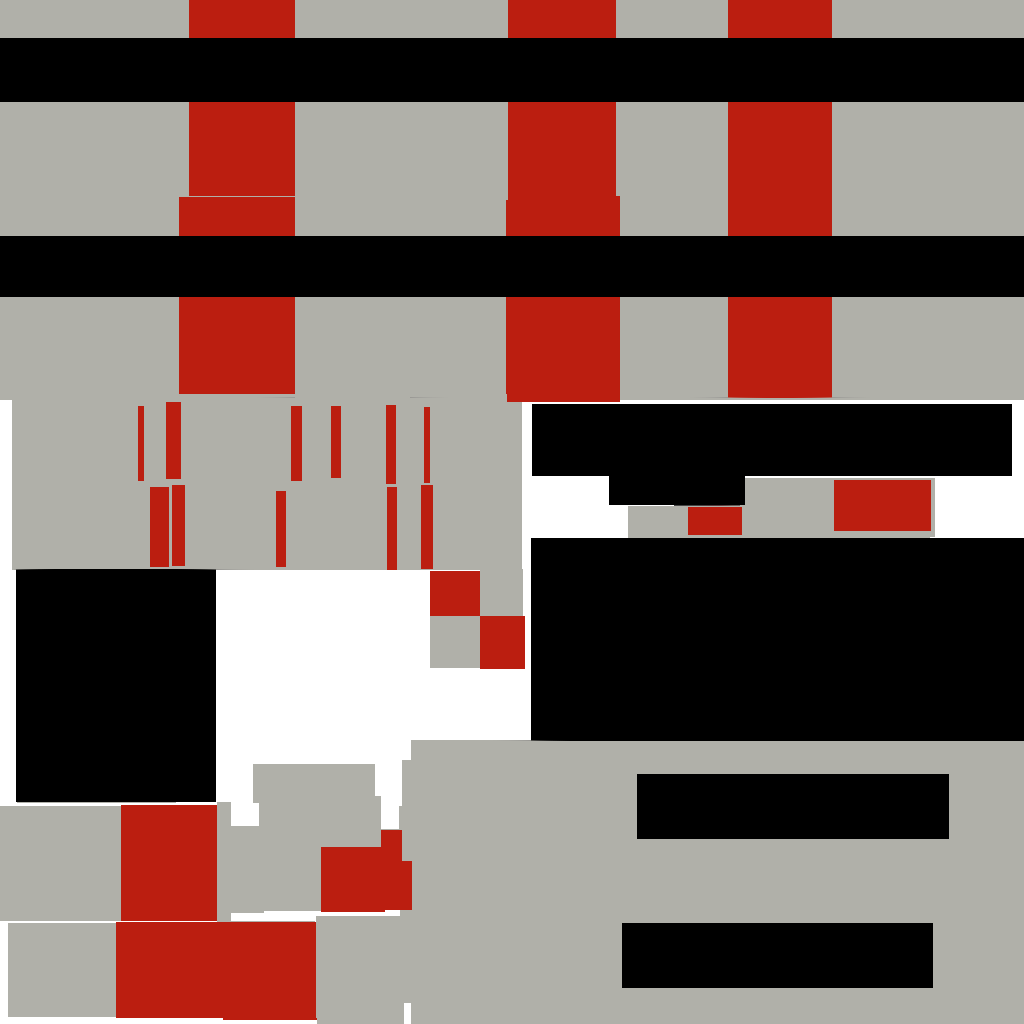
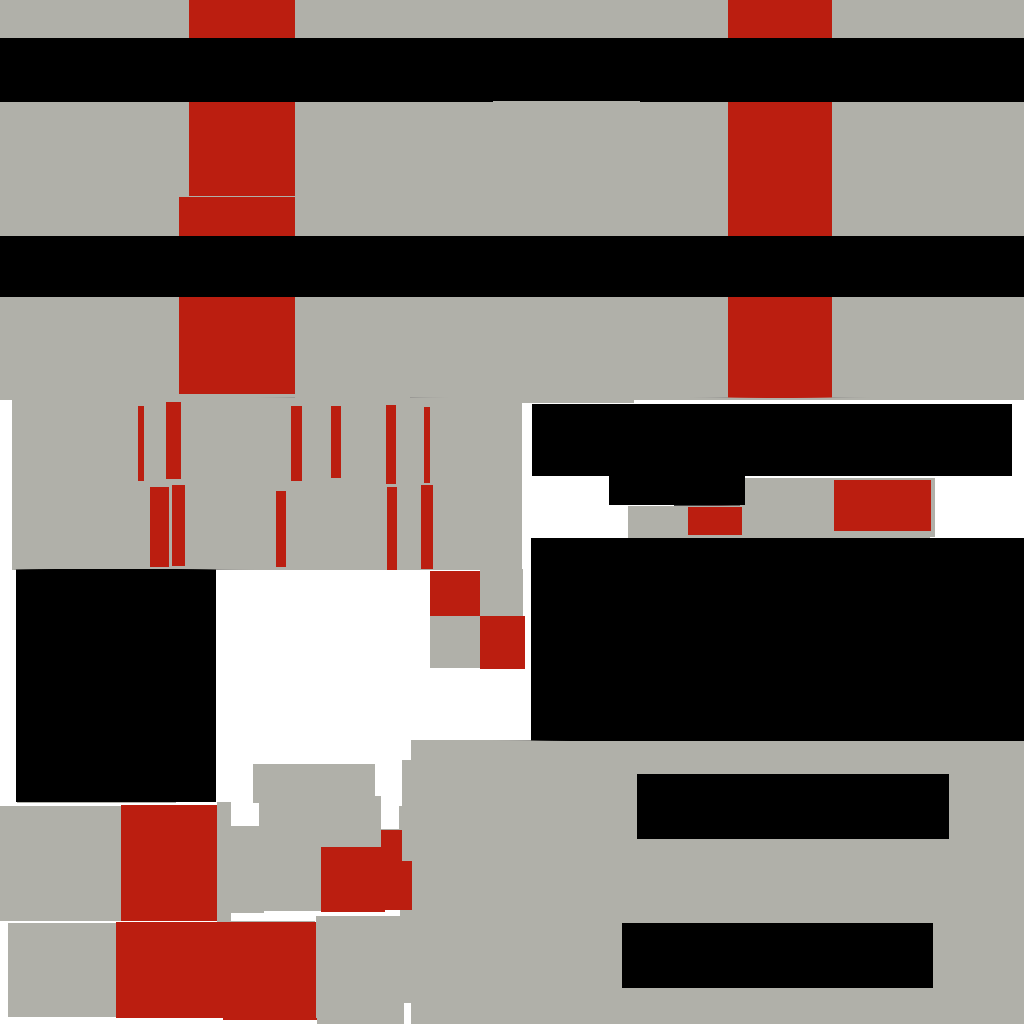
Layer changes from the first 1024px x 1024px image to the second:
painted on "Paint Layer 1" over bbox(493, 0, 640, 403)
